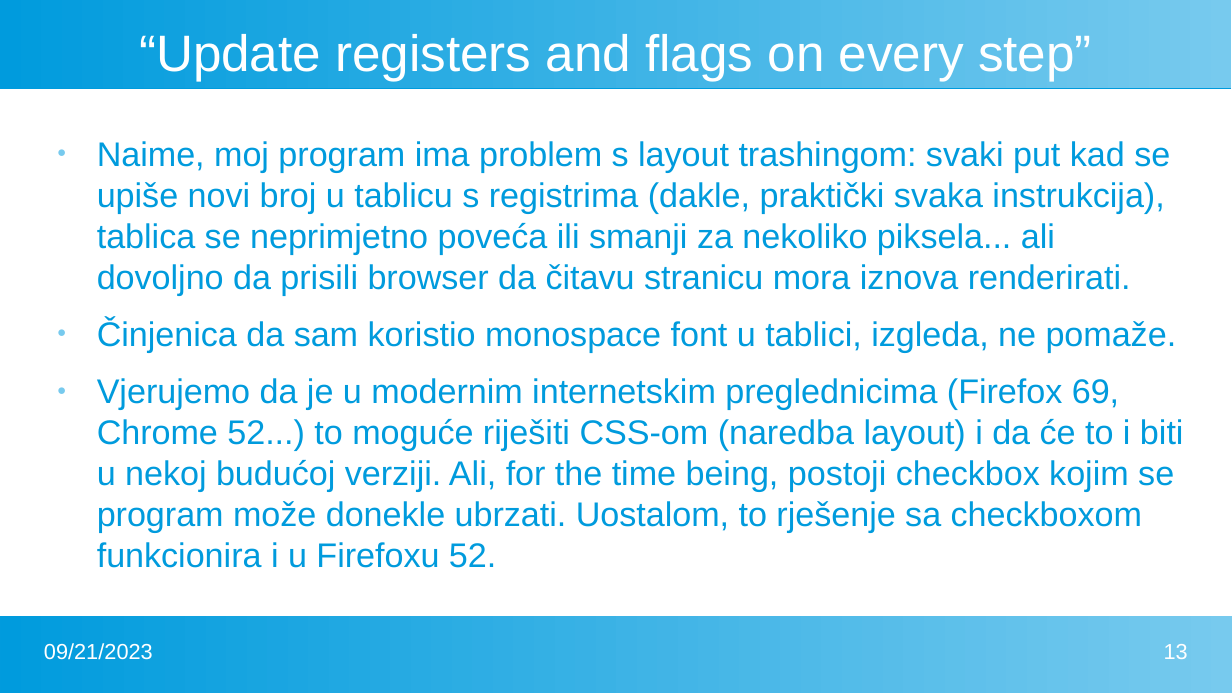
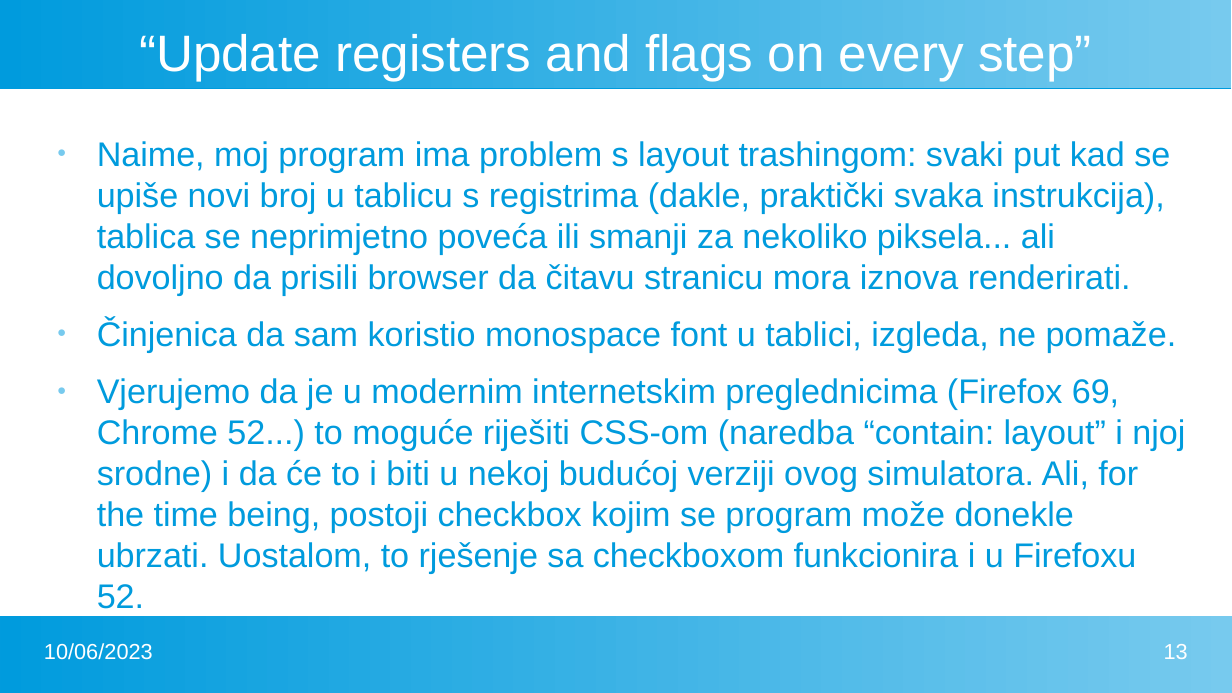
Before and after one commit to FlatAssembler/PicoBlaze_Simulator_in_JS, a slide deck: slide 13 of seminar/PicoBlaze.pptx. Drawn at 1232x693 pixels with LibreOffice and Linux fonts; fonts in the diff are those of the drawing. Boxes give left, top, right and bottom in pixels: in the first picture for what was removed or moved away, otherwise in the second. Text is boxed around its words. In the diff, an @@ line names an element or a change of style, - is before the commit and + after.

```diff
--- a/seminar/PicoBlaze.pptx
+++ b/seminar/PicoBlaze.pptx
@@ text at (97, 378, 1185, 574): text changed @@
-● Vjerujemo da je u modernim internetskim preglednicima (Firefox 69, Chrome 52...) to moguće riješiti CSS-om (naredba layout) i da će to i biti u nekoj budućoj verziji. Ali, for the time being, postoji checkbox kojim se program može donekle ubrzati. Uostalom, to rješenje sa checkboxom funkcionira i u Firefoxu 52.
+● Vjerujemo da je u modernim internetskim preglednicima (Firefox 69, Chrome 52...) to moguće riješiti CSS-om (naredba “contain: layout” i njoj srodne) i da će to i biti u nekoj budućoj verziji ovog simulatora. Ali, for the time being, postoji checkbox kojim se program može donekle ubrzati. Uostalom, to rješenje sa checkboxom funkcionira i u Firefoxu 52.
@@ text at (44, 643, 153, 660): text changed @@
-09/21/2023
+10/06/2023
```
Also in this commit, not shown: 15 other slides changed, 2 other files.
